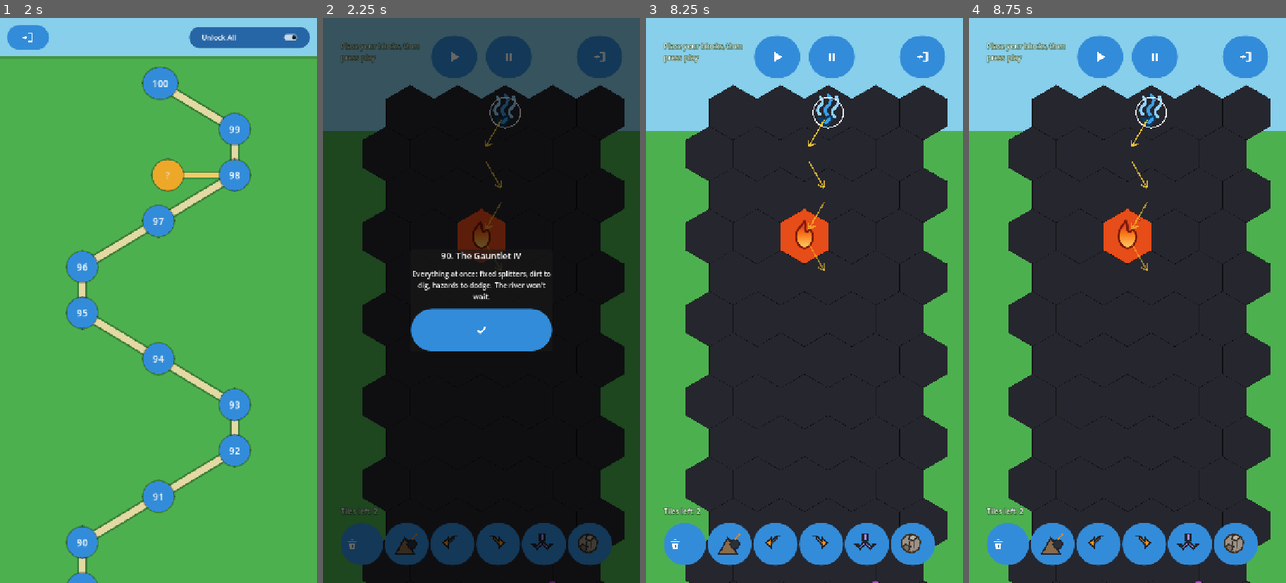
Above: before the commit, frames 1-4 (left to right).
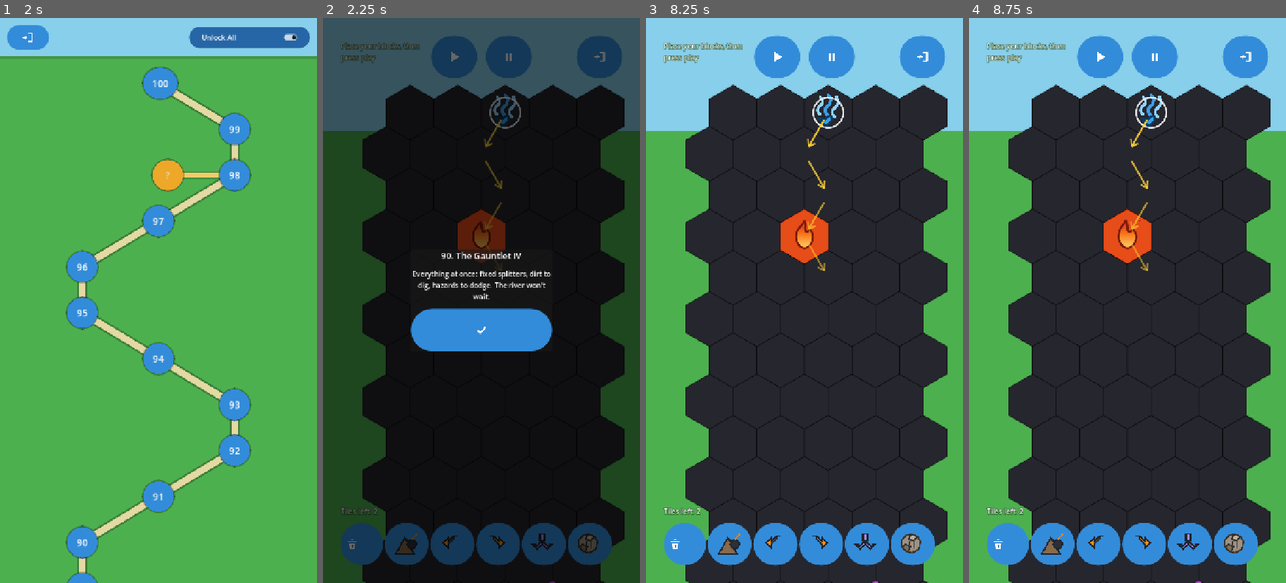
Above: after the commit, the same moments.

Repository: jitternoise/sunny_balcony
Game: Godot game, scene res://scenes/MainMenu.tscn
The game is run twice, just before and just after one commit, with the same random seed, the same clock (stepped at 60 frames per second) and the same inputs.
Inputs (mouse positions are in pixels of both pictures, inside the frame that each line leads up to):
- Up to frame 1 (2 s): click "New Game" at 0.5 s; click "Slot 1 (new game)" at 1.25 s
- Up to frame 2 (2.25 s): click "90" at 2 s
- Up to frame 3 (8.25 s): click (775, 57) at 2.75 s; click (775, 57) at 3.5 s; click (728, 543) at 4.25 s; click (775, 543) at 5 s; click (820, 543) at 5.75 s; click (867, 543) at 6.5 s; click (912, 543) at 7.25 s; click (804, 328) at 8 s
- Up to frame 4 (8.75 s): no input

Frame 1 is identical in both runs. In frame 2, 0.1% of the frame differs, in the area x 12-96%, y 11-100%; in frame 3, 0.6%; in frame 4, 0.6%.

Commit message:
Antialias the board's strokes; re-measure the tile-art finding
Findings 25 and 26 of handheld-audit.md. One fixed, one deliberately not.

25 -- hex borders. Reproduced at 1080x2400 (canvas scale 1.5, the modal
Android resolution): 192 runs of 1px, 353 of 2px and 208 of 3px for what
should be a uniform line, across only 3 distinct luminance values.
Identical cell edges landing on 1, 2 or 3 device pixels with no gradient
between them. antialiased=true on all 16 stroke calls gives 22 tones; at
5x zoom the diagonals go from stair-stepped to smooth while the verticals
are unchanged, which is right -- verticals sit on the pixel grid and never
had the problem.

MSAA 2D is not a substitute, measured rather than assumed: with
msaa_2d=1 and no per-call flag the output is identical to plain, 3 tones
and 193 draw calls. Godot's 2D MSAA does not touch line primitives in the
Compatibility renderer.

The cost is real and recorded: draw calls 193 -> 369 on level 22 (+91%),
frame time +11% under llvmpipe. Still far below the ~1064 before culling,
but half that win handed back.

26 -- tile art. Re-measured, and the finding's title was half wrong. It
said "magnified 1.3-2.0x". Sweeping Hex.SIZE across all 100 levels against
the 128px source frames:

  canvas 1.0 (720w)   drawn  58-187px    1 magnified, 99 minified
  canvas 1.5 (1080w)  drawn  86-281px   47 magnified, 53 minified
  canvas 2.0 (1440w)  drawn 115-374px   99 magnified,  1 minified

So on the commonest Android resolution it is a near-even split, and on
small-celled levels the art is minified, not magnified.

Left unfixed on purpose. The magnified half needs higher-resolution source
art and there is no vector source for the water or fire sheets anywhere in
the repo, so that is art work. The minified half is what mipmaps would
fix, one import flag, except that mipmapping a horizontal sprite sheet
blends neighbouring frames at coarser mips -- exactly what
SHEET_REGION_INSET exists to hold off, and at mip 1 that inset is half of
what it needs. Godot's canvas default filter ignores mipmaps anyway, so it
is a two-part change whose failure mode is cross-frame bleed that cannot
be validated without a GPU. The shimmer it would cure is mild (<=1.5x);
the bleed it might cause is not. The audit now records the route that
solves both at once: re-author at 256px per frame with padding, then
mipmaps become safe.

All eleven suites pass, solution book unchanged at 88 / 11 / 1. All 10
BoardSnapshots change, as expected when every hex border gains a gradient.

Co-Authored-By: Claude Opus 5 <noreply@anthropic.com>

Diff:
--- a/game/scripts/gameplay/HexBoard.gd
+++ b/game/scripts/gameplay/HexBoard.gd
@@ -2321,7 +2321,7 @@
 	# 3. cell border
 	var outline := points.duplicate()
 	outline.append(points[0])
-	draw_polyline(outline, Color(0, 0, 0, 0.4), 1.0)
+	draw_polyline(outline, Color(0, 0, 0, 0.4), 1.0, true)
 
 	# 4. Fixed level furniture gets a second, inset outline -- see
 	#    PRESET_OUTLINE_COLOR and _is_preset_cell(). Both halves of a 2-wide
@@ -2331,7 +2331,7 @@
 		for i in range(6):
 			inner.append(center + (Hex.hex_corner(center, i) - center) * PRESET_OUTLINE_INSET)
 		inner.append(inner[0])
-		draw_polyline(inner, PRESET_OUTLINE_COLOR, 2.0)
+		draw_polyline(inner, PRESET_OUTLINE_COLOR, 2.0, true)
 
 	# 5. glyph. A state with a sheet animates; one with only an icon draws
 	#    it statically, which is how a tile type gets converted to animation
@@ -2362,7 +2362,7 @@
 		# something, same ring style _draw_source_marker() always shows on
 		# a source, just a warmer color so it doesn't read as "already
 		# flowing."
-		draw_arc(center, Hex.SIZE * 0.55, 0, TAU, 24, Color(1.0, 0.85, 0.3, 0.9), 2.5)
+		draw_arc(center, Hex.SIZE * 0.55, 0, TAU, 24, Color(1.0, 0.85, 0.3, 0.9), 2.5, true)
 
 	# Ghosted placements get their block's glyph too, at full opacity over
 	# the translucent fill -- the icon is what actually tells the player
@@ -2461,14 +2461,14 @@
 			continue
 		var arrow_start := center + dir_vec * (Hex.SIZE * 0.42)
 		var arrow_end := center + dir_vec * (Hex.SIZE * 0.92)
-		draw_line(arrow_start, arrow_end, color, 2.0)
+		draw_line(arrow_start, arrow_end, color, 2.0, true)
 
 		# Arrowhead: two short strokes angled back from the tip, same
 		# shape and scale as the dormant geyser's.
 		var back := -dir_vec * (Hex.SIZE * 0.16)
 		var perp := Vector2(-dir_vec.y, dir_vec.x) * (Hex.SIZE * 0.10)
-		draw_line(arrow_end, arrow_end + back + perp, color, 2.0)
-		draw_line(arrow_end, arrow_end + back - perp, color, 2.0)
+		draw_line(arrow_end, arrow_end + back + perp, color, 2.0, true)
+		draw_line(arrow_end, arrow_end + back - perp, color, 2.0, true)
 
 
 ## The direction a dormant geyser's stream will take on its very first move
@@ -2499,14 +2499,14 @@
 	var color := Color(0.85, 0.7, 0.9, 0.85)
 	var arrow_start := center + dir_vec * (Hex.SIZE * 0.42)
 	var arrow_end := center + dir_vec * (Hex.SIZE * 0.92)
-	draw_line(arrow_start, arrow_end, color, 2.0)
+	draw_line(arrow_start, arrow_end, color, 2.0, true)
 
 	# Arrowhead: two short strokes angled back from the tip, same shape as
 	# _draw_source_marker()'s, scaled down.
 	var back := -dir_vec * (Hex.SIZE * 0.16)
 	var perp := Vector2(-dir_vec.y, dir_vec.x) * (Hex.SIZE * 0.10)
-	draw_line(arrow_end, arrow_end + back + perp, color, 2.0)
-	draw_line(arrow_end, arrow_end + back - perp, color, 2.0)
+	draw_line(arrow_end, arrow_end + back + perp, color, 2.0, true)
+	draw_line(arrow_end, arrow_end + back - perp, color, 2.0, true)
 
 
 ## Draws `texture` centered on `center`, scaled to comfortably fit inside a
@@ -2596,7 +2596,7 @@
 
 	var ring_color := Color(1.0, 1.0, 1.0, 0.9)
 
-	draw_arc(center, Hex.SIZE * 0.55, 0, TAU, 24, ring_color, 2.5)
+	draw_arc(center, Hex.SIZE * 0.55, 0, TAU, 24, ring_color, 2.5, true)
 
 	if show_flow_preview:
 		return
@@ -2606,13 +2606,13 @@
 	var dir_vec := (target_center - center).normalized()
 	var arrow_start := center + dir_vec * (Hex.SIZE * 0.15)
 	var arrow_end := center + dir_vec * (Hex.SIZE * 0.85)
-	draw_line(arrow_start, arrow_end, ring_color, 3.0)
+	draw_line(arrow_start, arrow_end, ring_color, 3.0, true)
 
 	# Arrowhead: two short strokes angled back from the tip.
 	var back := -dir_vec * (Hex.SIZE * 0.22)
 	var perp := Vector2(-dir_vec.y, dir_vec.x) * (Hex.SIZE * 0.14)
-	draw_line(arrow_end, arrow_end + back + perp, ring_color, 3.0)
-	draw_line(arrow_end, arrow_end + back - perp, ring_color, 3.0)
+	draw_line(arrow_end, arrow_end + back + perp, ring_color, 3.0, true)
+	draw_line(arrow_end, arrow_end + back - perp, ring_color, 3.0, true)
 
 
 ## The direction a freshly-spawned drop at `coord` will try first -- always
@@ -2656,13 +2656,13 @@
 	var dir_vec := (to_center - from_center).normalized()
 	var arrow_start := from_center + dir_vec * (Hex.SIZE * 0.3)
 	var arrow_end := to_center - dir_vec * (Hex.SIZE * 0.3)
-	draw_line(arrow_start, arrow_end, color, 3.0)
+	draw_line(arrow_start, arrow_end, color, 3.0, true)
 
 	# Arrowhead: two short strokes angled back from the tip.
 	var back := -dir_vec * (Hex.SIZE * 0.22)
 	var perp := Vector2(-dir_vec.y, dir_vec.x) * (Hex.SIZE * 0.14)
-	draw_line(arrow_end, arrow_end + back + perp, color, 3.0)
-	draw_line(arrow_end, arrow_end + back - perp, color, 3.0)
+	draw_line(arrow_end, arrow_end + back + perp, color, 3.0, true)
+	draw_line(arrow_end, arrow_end + back - perp, color, 3.0, true)
 
 
 ## Live preview of a charging Bomb Catapult shot (see active_catapult_aim /
Not shown, changed: dev-progress.md
Not shown, changed: handheld-audit.md
